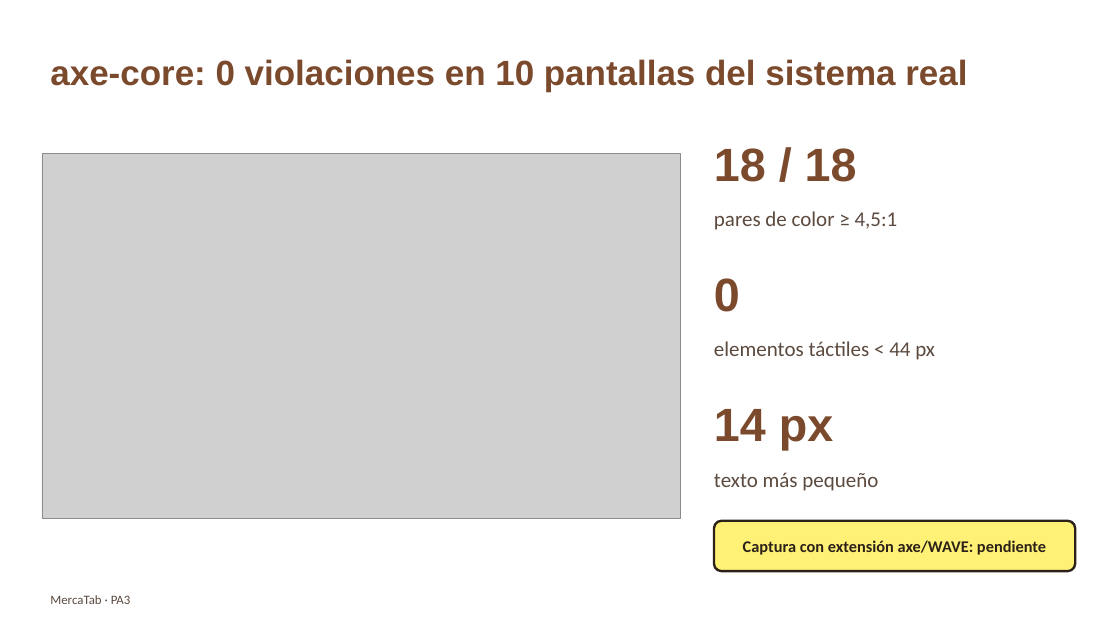
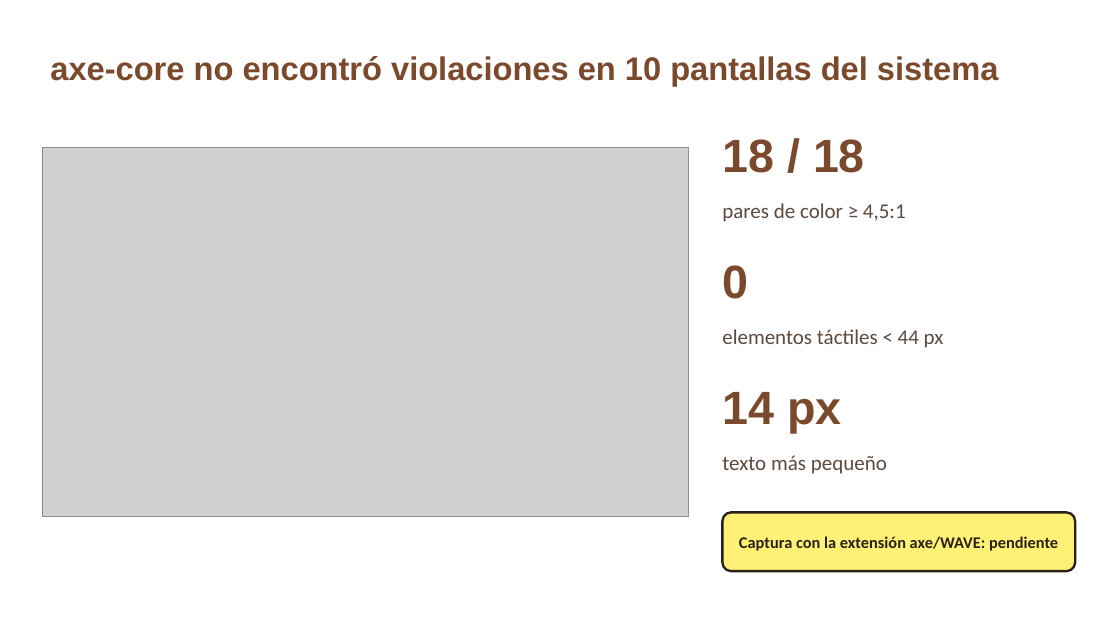
Before and after one commit to Xyzccords/mercatab, a slide deck: slide 4 of PA3_PPT_Guerrero_Salvador.pptx. Drawn at 1120x630 pixels with LibreOffice and Linux fonts; fonts in the diff are those of the drawing; grey boxes stand for pictures. Boxes give left, top, right and bottom in pixels: in the first picture for what was removed or moved away, otherwise in the second. Text is boxed around its words. In the diff, an @@ line names an element or a change of style, - is before the commit and + after.

```diff
--- a/PA3_PPT_Guerrero_Salvador.pptx
+++ b/PA3_PPT_Guerrero_Salvador.pptx
@@ text at (50,56,999,86): text changed; size 30 to 28 pt @@
-axe-core: 0 violaciones en 10 pantallas del sistema real
+axe-core no encontró violaciones en 10 pantallas del sistema
@@ picture: place and size @@
-picture at (42,154,681,518)
+picture at (42,147,689,517)
@@ text "18 / 18": place and size @@
-text "18 / 18" at (714,148,857,182)
+text "18 / 18" at (722,139,865,173)
@@ text "pares de color ≥ 4,5:1": place and size @@
-text "pares de color ≥ 4,5:1" at (714,211,898,230)
+text "pares de color ≥ 4,5:1" at (722,203,906,222)
@@ text "0": place and size @@
-text "0" at (714,278,740,312)
+text "0" at (722,265,748,299)
@@ text "elementos táctiles < 44 px": place and size @@
-text "elementos táctiles < 44 px" at (714,341,935,360)
+text "elementos táctiles < 44 px" at (722,329,944,348)
@@ text "14 px": place and size @@
-text "14 px" at (714,409,833,450)
+text "14 px" at (722,392,841,433)
@@ text "texto más pequeño": place and size @@
-text "texto más pequeño" at (714,472,878,491)
+text "texto más pequeño" at (722,455,887,474)
@@ rounded rectangle: place and size @@
-rounded rectangle at (714,521,1075,571)
+rounded rectangle at (723,513,1075,571)
@@ text at (739,536,1058,551): text changed @@
-Captura con extensión axe/WAVE: pendiente
+Captura con la extensión axe/WAVE: pendiente
@@ text removed at (50,595,131,604) @@
-MercaTab · PA3
```
Also in this commit, not shown: 6 other slides changed, 2 slides added, 2 slides removed, 14 other files.
